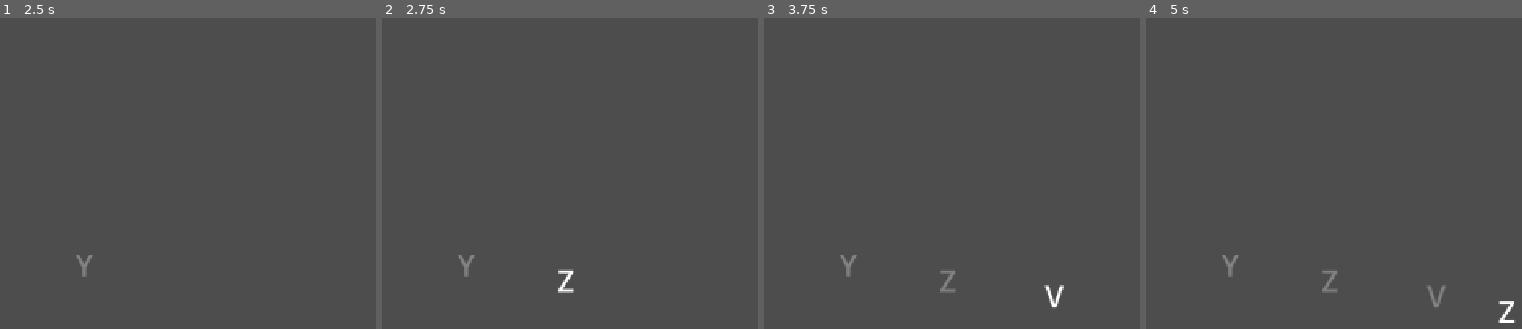
Above: before the commit, frames 1-4 (left to right).
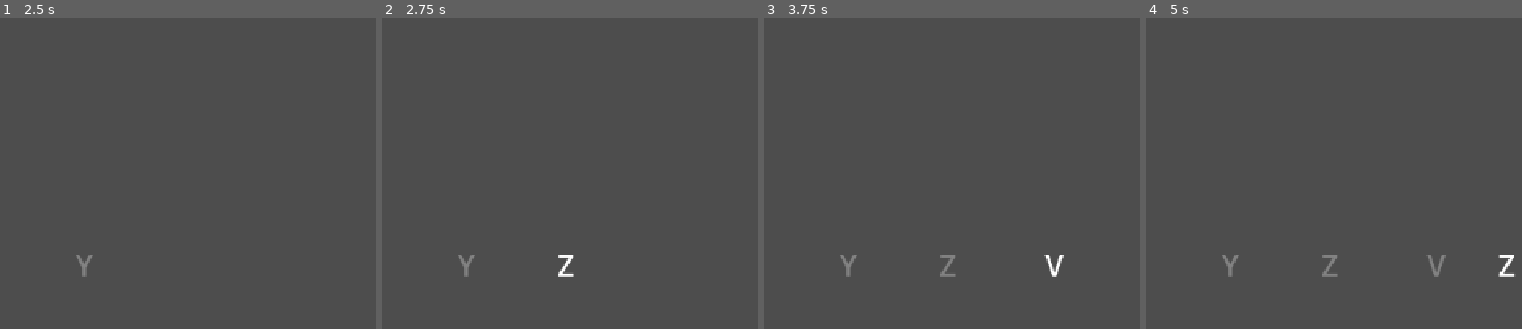
Above: after the commit, the same moments.

Repository: Badewu/lese-trainings-app
Game: Godot game, scene res://scenes/main_menu/MainMenu.tscn
The game is run twice, just before and just after one commit, with the same random seed, the same clock (stepped at 60 frames per second) and the same inputs.
Inputs (mouse positions are in pixels of both pictures, inside the frame that each line leads up to):
- Up to frame 1 (2.5 s): click "Blitzlesen" at 0.5 s; click "Start" at 1.25 s; tap Enter at 2 s; move the mouse to (outside the picture) at 2.02 s; click (outside the picture) at 2.17 s
- Up to frame 2 (2.75 s): no input
- Up to frame 3 (3.75 s): drag from (1004, 266) to (outside the picture) at 2.77 s; tap Space at 3.5 s; move the mouse to (outside the picture) at 3.52 s; click (outside the picture) at 3.67 s
- Up to frame 4 (5 s): tap Enter at 4.25 s; drag from (outside the picture) to (1307, 176) at 4.27 s

Frame 1 is identical in both runs. In frame 2, 0.3% of the frame differs, in the area x 46-52%, y 76-89%; in frame 3, 0.5%; in frame 4, 0.7%, in the area x 46-99%, y 76-99%.

Commit message:
update
Fixed a bug with differentiating smybol heights

Diff:
--- a/scenes/blitzlesen/BlitzlesenMode.gd
+++ b/scenes/blitzlesen/BlitzlesenMode.gd
@@ -73,9 +73,9 @@
 
 	# Calculate position - zeilenweise von links nach rechts
 	var viewport_size = get_viewport_rect().size
-	var symbols_per_line = ceil(float(symbols_to_show.size()) / float(config.line_count))
-	var line_index = current_index / symbols_per_line
-	var position_in_line = current_index % int(symbols_per_line)
+	var symbols_per_line = int(ceil(float(symbols_to_show.size()) / float(config.line_count)))
+	var line_index = int(current_index / symbols_per_line)
+	var position_in_line = current_index % symbols_per_line
 
 	# Sicherstellen, dass wir nicht mehr Zeilen nutzen als verfügbar
 	if line_index >= config.line_count:
--- a/scenes/lese_landkarte/LeseLandkarteMode.gd
+++ b/scenes/lese_landkarte/LeseLandkarteMode.gd
@@ -79,9 +79,9 @@
 	var viewport_size = get_viewport_rect().size
 
 	# Calculate position - zeilenweise von links nach rechts
-	var symbols_per_line = ceil(float(symbols_to_show.size()) / float(config.line_count))
-	var line_index = current_index / symbols_per_line
-	var position_in_line = current_index % int(symbols_per_line)
+	var symbols_per_line = int(ceil(float(symbols_to_show.size()) / float(config.line_count)))
+	var line_index = int(current_index / symbols_per_line)
+	var position_in_line = current_index % symbols_per_line
 
 	# Sicherstellen, dass wir nicht mehr Zeilen nutzen als verfügbar
 	if line_index >= config.line_count:
@@ -90,7 +90,8 @@
 		position_in_line = (current_index - (config.line_count - 1) * symbols_per_line)
 
 	var x = 100 + position_in_line * 150 + randf() * 30  # Nur leichte horizontale Variation
-	var y = (viewport_size.y - (config.line_count - 1) * 100) / 2 + line_index * 100  # Feste Zeilenhöhe
+	var base_y = (viewport_size.y - (config.line_count - 1) * 100) / 2 + line_index * 100
+	var y = base_y + (randf() - 0.5) * 10  # Leichte vertikale Variation (±5 Pixel)
 
 	var label = Label.new()
 	label.text = str(symbol)
